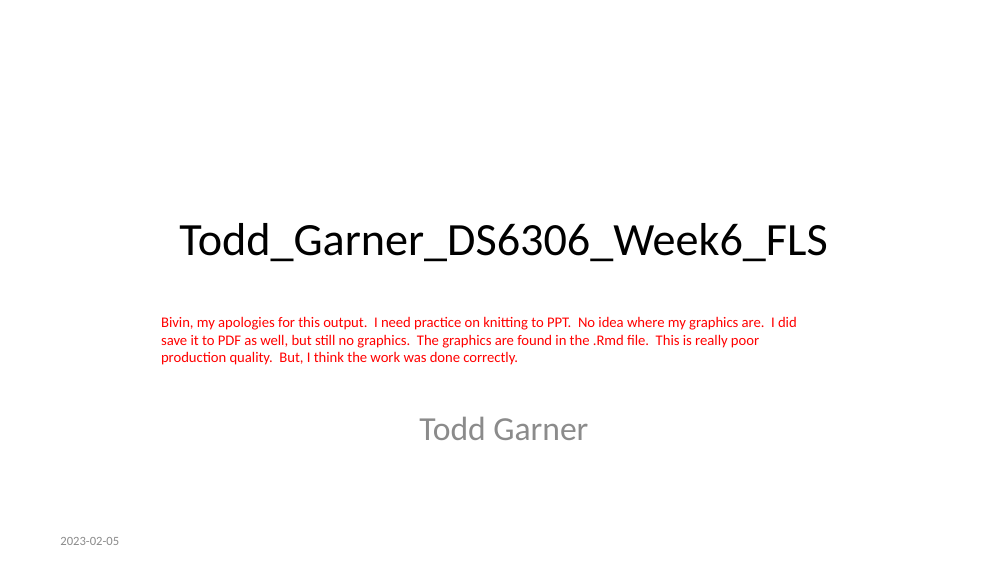
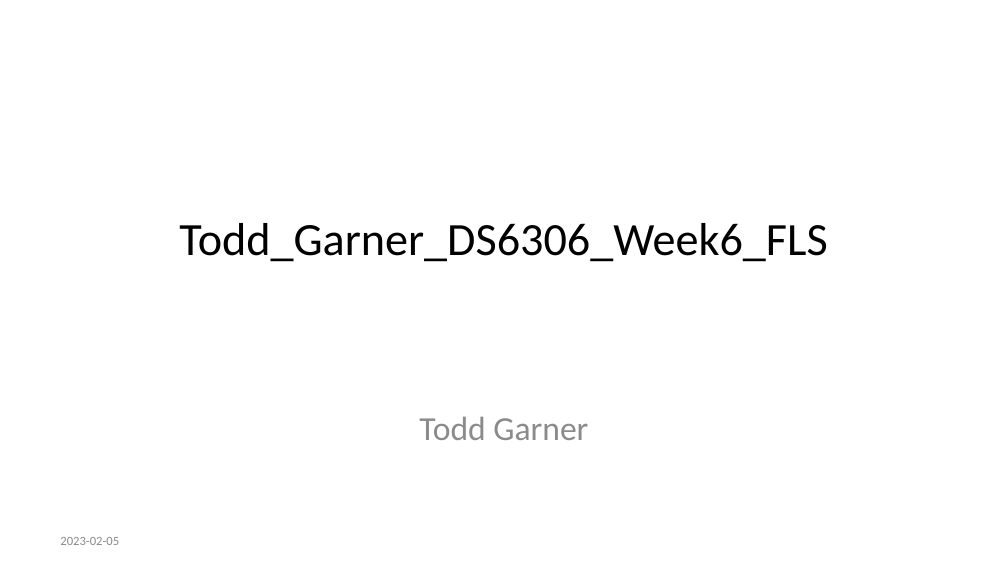
Before and after one commit to SMU-DataHub/Todd_Garner_DS6306_Week6_FLS, a slide deck: slide 1 of Todd_Garner_DS6306_Week6_FLS_Part1.pptx. Drawn at 1008x567 pixels with LibreOffice and Linux fonts; fonts in the diff are those of the drawing. Boxes give left, top, right and bottom in pixels: in the first picture for what was removed or moved away, otherwise in the second. Text is boxed around its words. In the diff, an @@ line names an element or a change of style, - is before the commit and + after.

Commit message:
After week 6 upload

```diff
--- a/Todd_Garner_DS6306_Week6_FLS_Part1.pptx
+++ b/Todd_Garner_DS6306_Week6_FLS_Part1.pptx
@@ text removed at <box>161,316,797,365</box> @@
-Bivin, my apologies for this output. I need practice on knitting to PPT. No idea where my graphics are. I did save it to PDF as well, but still no graphics. The graphics are found in the .Rmd file. This is really poor production quality. But, I think the work was done correctly.
```
Also in this commit, not shown: 5 other slides changed, 1 slide added, 7 slides removed, 6 other files.
